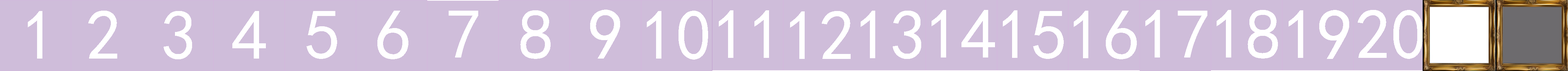
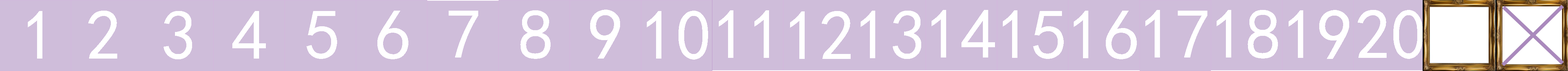
Layered file, before and after one edit (1568 × 71). Changes by layer:
added layer "Shape 2" above "Shape 1" over (1501, 4, 1565, 67)
added layer "Shape 1" above "Layer 2" over (1502, 5, 1565, 65)
painted on "Layer 2" over (1502, 6, 1562, 65)
